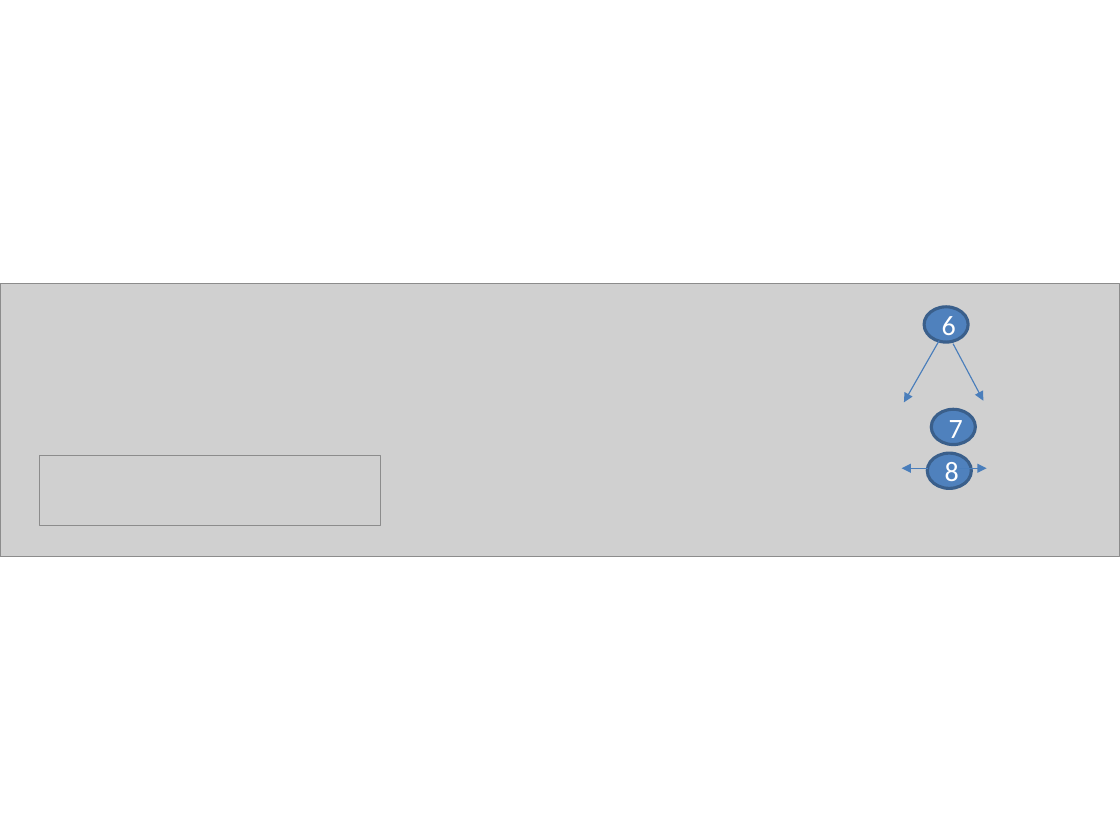
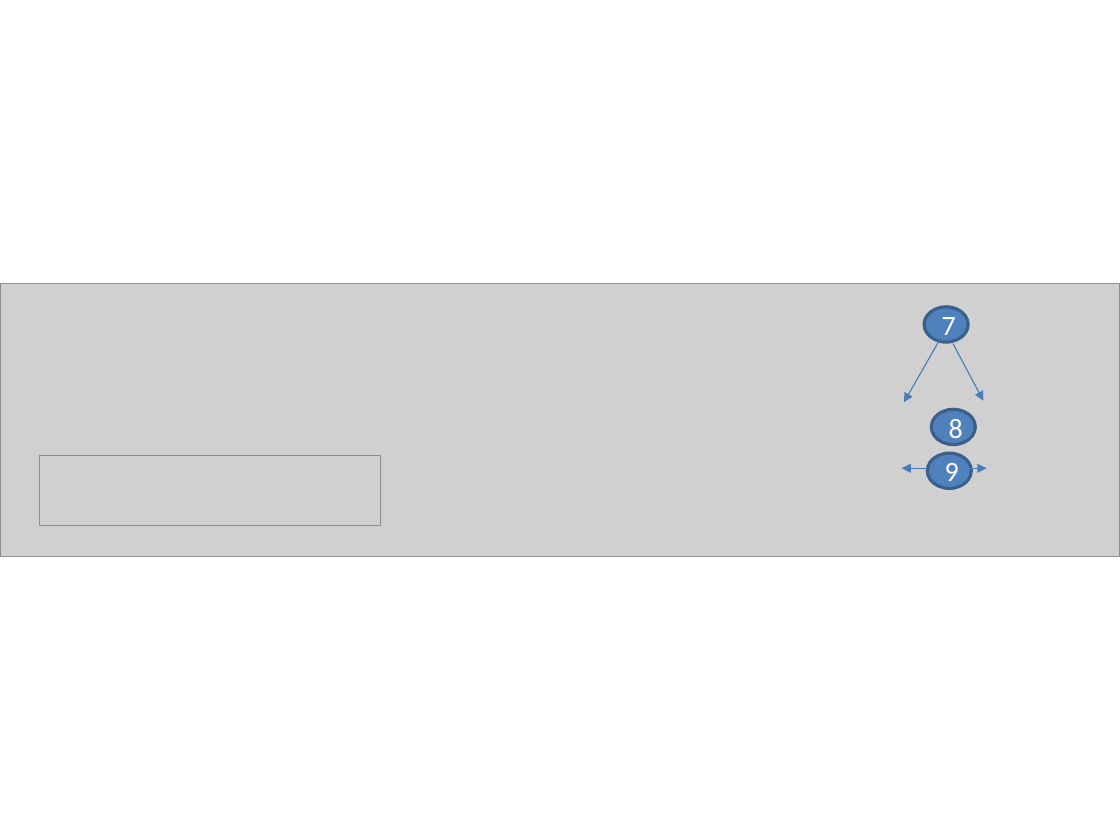
Before and after one commit to WordPressBugBounty/plugins-bbp-style-pack, a slide deck: slide 38 of bbp-style-pack/images/style.pptx (slide 37 before the commit). Drawn at 1120x840 pixels with LibreOffice and Linux fonts; fonts in the diff are those of the drawing; grey boxes stand for pictures; background and template pictures are left out. Boxes give left, top, right and bottom in pixels: in the first picture for what was removed or moved away, otherwise in the second. Text is boxed around its words. In the diff, an @@ line names an element or a change of style, - is before the commit and + after.

```diff
--- a/bbp-style-pack/images/style.pptx
+++ b/bbp-style-pack/images/style.pptx
@@ ellipse "7": place and size @@
-ellipse "7" at [932,409,976,444]
+ellipse "7" at [924,307,968,342]
@@ ellipse removed at [924,307,968,342] @@
-6
@@ ellipse "8": place and size @@
-ellipse "8" at [927,454,971,488]
+ellipse "8" at [932,409,976,444]
@@ ellipse added at [927,454,971,488], fill #4F81BD, outline #3A5F8C 2 pt, 18 pt, text #FFFFFF @@
+9
```
Also in this commit, not shown: 3 slides added, 2 slides removed, 11 other files.
